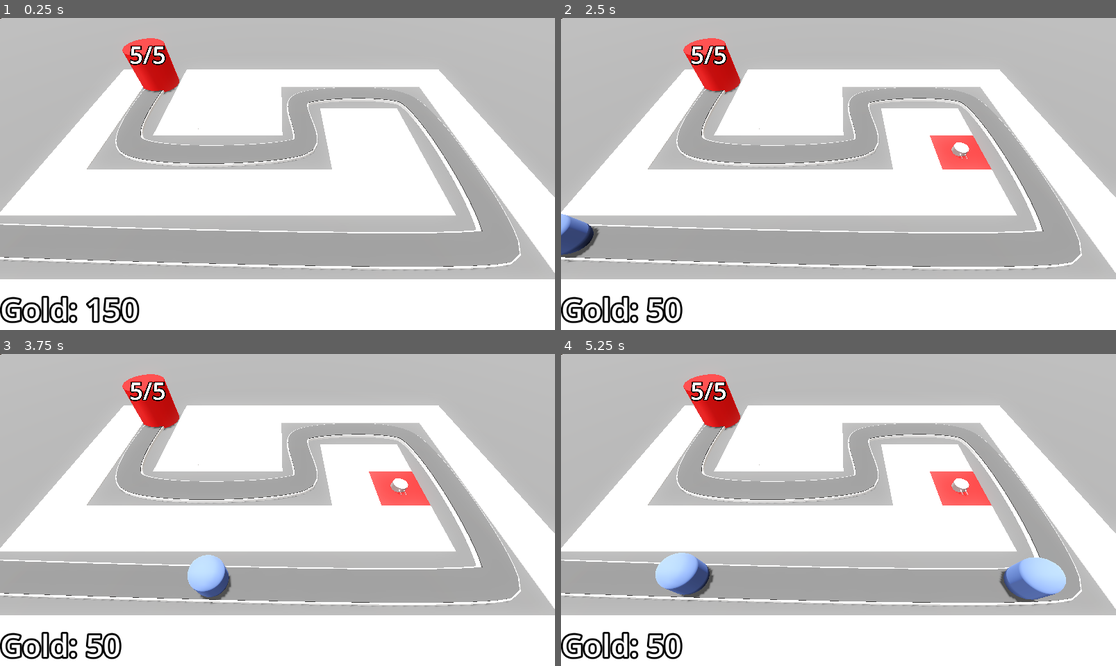
Above: before the commit, frames 1-4 (two rows, left to right).
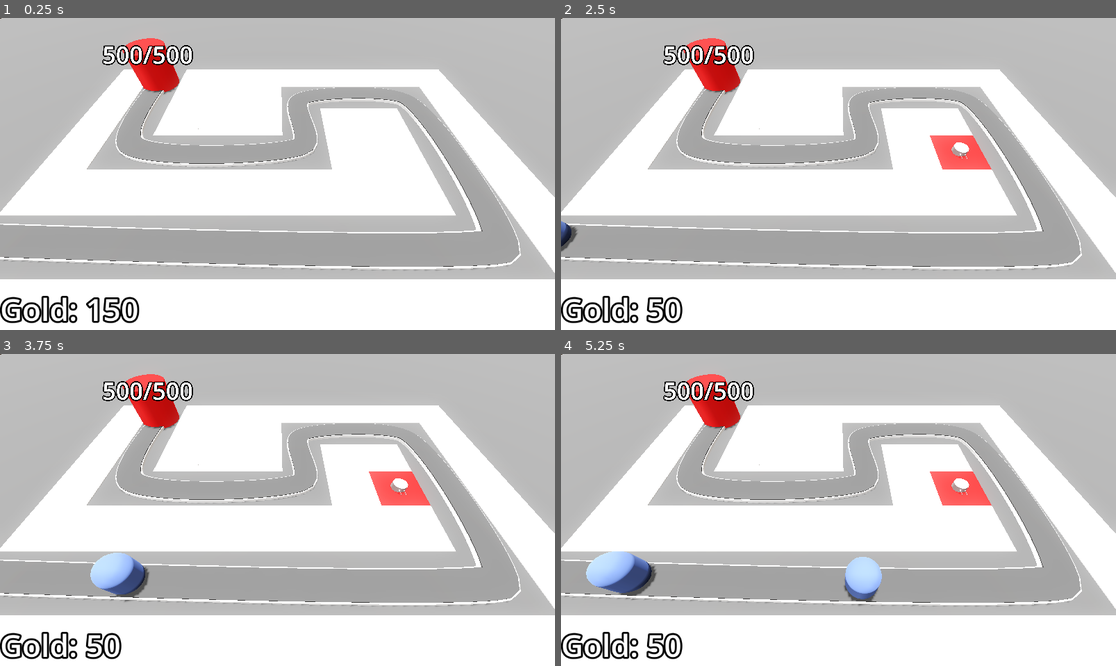
Above: after the commit, the same moments.

Repository: fbcs-jourdan/Barbarian-Blaster
Game: Godot game, scene res://base_level.tscn
Same seed, same stepped clock (60 frames per second), same inputs: the game is played once before the commit and once after it.
Inputs (mouse positions are in pixels of both pictures, inside the frame that each line leads up to):
- Up to frame 1 (0.25 s): no input
- Up to frame 2 (2.5 s): tap Enter at 0.5, 2 s; move the mouse to (960, 158) at 0.52 s; click (960, 158) at 0.6 s; tap Space at 1.25 s; move the mouse to (727, 189) at 1.27 s; click (727, 189) at 1.35 s; move the mouse to (894, 105) at 2.02 s; click (894, 105) at 2.1 s
- Up to frame 3 (3.75 s): move the mouse to (249, 572) at 2.77 s; click (249, 572) at 2.85 s; move the mouse to (444, 556) at 3.52 s; click (444, 556) at 3.6 s
- Up to frame 4 (5.25 s): move the mouse to (672, 463) at 4.27 s; click (672, 463) at 4.35 s; move the mouse to (866, 510) at 5.02 s; click (866, 510) at 5.1 s

The runs differ from the first frame. In frame 1, 0.5% of the frame differs, in the area x 18-35%, y 8-16%; in frame 2, 1.2%; in frame 3, 2.5%; in frame 4, 5.0%, in the area x 4-91%, y 8-81%.

Commit message:
add difficulty curves

Diff:
--- a/barbarian-blaster/Enemy/enemy.tscn
+++ b/barbarian-blaster/Enemy/enemy.tscn
@@ -18,6 +18,21 @@
 radius = 1.0
 height = 3.0
 
+[sub_resource type="Animation" id="Animation_eqilm"]
+length = 0.001
+tracks/0/type = "value"
+tracks/0/imported = false
+tracks/0/enabled = true
+tracks/0/path = NodePath("DamageHighlight:visible")
+tracks/0/interp = 1
+tracks/0/loop_wrap = true
+tracks/0/keys = {
+"times": PackedFloat32Array(0),
+"transitions": PackedFloat32Array(1),
+"update": 1,
+"values": [false]
+}
+
 [sub_resource type="Animation" id="Animation_am0pq"]
 resource_name = "take_damage"
 tracks/0/type = "value"
@@ -33,48 +48,33 @@
 "values": [true, false]
 }
 
-[sub_resource type="Animation" id="Animation_eqilm"]
-length = 0.001
-tracks/0/type = "value"
-tracks/0/imported = false
-tracks/0/enabled = true
-tracks/0/path = NodePath("DamageHighlight:visible")
-tracks/0/interp = 1
-tracks/0/loop_wrap = true
-tracks/0/keys = {
-"times": PackedFloat32Array(0),
-"transitions": PackedFloat32Array(1),
-"update": 1,
-"values": [false]
-}
-
 [sub_resource type="AnimationLibrary" id="AnimationLibrary_ncf7h"]
 _data = {
 &"RESET": SubResource("Animation_eqilm"),
 &"take_damage": SubResource("Animation_am0pq")
 }
 
-[node name="Enemy" type="PathFollow3D"]
+[node name="Enemy" type="PathFollow3D" unique_id=1643802741]
 loop = false
 script = ExtResource("1_2pb1h")
+speed = 7.0
+gold_earned = 2802
 
-[node name="MeshInstance3D" type="MeshInstance3D" parent="."]
+[node name="MeshInstance3D" type="MeshInstance3D" parent="." unique_id=1929026556]
 transform = Transform3D(1, 0, 0, 0, 1, 0, 0, 0, 1, 0, 1.5, 0)
 mesh = SubResource("CapsuleMesh_2pb1h")
 
-[node name="DamageHighlight" type="MeshInstance3D" parent="."]
+[node name="DamageHighlight" type="MeshInstance3D" parent="." unique_id=601292916]
 transform = Transform3D(1, 0, 0, 0, 1, 0, 0, 0, 1, 0, 1.5, 0)
 visible = false
 material_override = SubResource("StandardMaterial3D_px1sc")
 mesh = SubResource("CapsuleMesh_2pb1h")
 
-[node name="EnemyArea3D" type="Area3D" parent="." groups=["enemy_area"]]
+[node name="EnemyArea3D" type="Area3D" parent="." unique_id=777135645 groups=["enemy_area"]]
 
-[node name="CollisionShape3D" type="CollisionShape3D" parent="EnemyArea3D"]
+[node name="CollisionShape3D" type="CollisionShape3D" parent="EnemyArea3D" unique_id=269614115]
 transform = Transform3D(1, 0, 0, 0, 1, 0, 0, 0, 1, 0, 1.5, 0)
 shape = SubResource("CapsuleShape3D_2pb1h")
 
-[node name="AnimationPlayer" type="AnimationPlayer" parent="."]
-libraries = {
-&"": SubResource("AnimationLibrary_ncf7h")
-}
+[node name="AnimationPlayer" type="AnimationPlayer" parent="." unique_id=222329511]
+libraries/ = SubResource("AnimationLibrary_ncf7h")
--- a/barbarian-blaster/base/base.tscn
+++ b/barbarian-blaster/base/base.tscn
@@ -1,21 +1,22 @@
-[gd_scene load_steps=3 format=3 uid="uid://bjm3aimmxm1mh"]
+[gd_scene format=3 uid="uid://bjm3aimmxm1mh"]
 
 [ext_resource type="Script" uid="uid://det5rhtxkwbmr" path="res://base/base.gd" id="1_mftly"]
 
 [sub_resource type="StandardMaterial3D" id="StandardMaterial3D_3o4py"]
 albedo_color = Color(1, 0, 0, 1)
 
-[node name="Base" type="Node3D" groups=["Base"]]
+[node name="Base" type="Node3D" unique_id=1800652194 groups=["Base"]]
 script = ExtResource("1_mftly")
+max_health = 500
 
-[node name="CSGCylinder3D" type="CSGCylinder3D" parent="."]
+[node name="CSGCylinder3D" type="CSGCylinder3D" parent="." unique_id=594152398]
 transform = Transform3D(1, 0, 0, 0, 1, 0, 0, 0, 1, 0, 2, 0)
 radius = 2.0
 height = 4.0
 sides = 32
 material = SubResource("StandardMaterial3D_3o4py")
 
-[node name="Label3D" type="Label3D" parent="."]
+[node name="Label3D" type="Label3D" parent="." unique_id=692258055]
 transform = Transform3D(1, 0, 0, 0, 1, 0, 0, 0, 1, 0, 3.2380233, 0)
 billboard = 1
 no_depth_test = true
--- a/barbarian-blaster/difficulty_manager/difficulty_manager.tscn
+++ b/barbarian-blaster/difficulty_manager/difficulty_manager.tscn
@@ -1,10 +1,10 @@
-[gd_scene load_steps=4 format=3 uid="uid://beu57ua3so805"]
+[gd_scene format=3 uid="uid://beu57ua3so805"]
 
 [ext_resource type="Script" uid="uid://dc71ltpd11754" path="res://difficulty_manager/difficulty_manager.gd" id="1_yfgee"]
 
 [sub_resource type="Curve" id="Curve_yfgee"]
 _limits = [0.25, 2.0, 0.0, 1.0]
-_data = [Vector2(0, 2), 0.0, 0.0, 0, 0, Vector2(1, 0.25), 0.0, 0.0, 0, 0]
+_data = [Vector2(0, 2), 0.0, -1.7500001, 0, 1, Vector2(1, 0.25), -1.7500001, 0.0, 1, 0]
 point_count = 2
 
 [sub_resource type="Curve" id="Curve_botnv"]
@@ -12,11 +12,11 @@
 _data = [Vector2(0, 10), 0.0, 140.0, 0, 1, Vector2(1, 150), 140.0, 0.0, 1, 0]
 point_count = 2
 
-[node name="DifficultyManager" type="Node"]
+[node name="DifficultyManager" type="Node" unique_id=678254318]
 script = ExtResource("1_yfgee")
 spawn_time_curve = SubResource("Curve_yfgee")
 enemy_heath_curve = SubResource("Curve_botnv")
 
-[node name="Timer" type="Timer" parent="."]
+[node name="Timer" type="Timer" parent="." unique_id=1603419895]
 one_shot = true
 autostart = true
--- a/barbarian-blaster/path_3d.gd
+++ b/barbarian-blaster/path_3d.gd
@@ -8,9 +8,10 @@
 
 func spawn_enemy() -> void:
 	var enemy = enemy_scene.instantiate()
-	add_child(enemy)
+
 	timer.wait_time = difficulty_manager.get_spawn_time()
 	enemy.max_health = difficulty_manager.get_enemy_health()
+	add_child(enemy)
 
 
 func _on_timer_timeout() -> void:
--- a/barbarian-blaster/project.godot
+++ b/barbarian-blaster/project.godot
@@ -8,11 +8,15 @@
 
 config_version=5
 
+[animation]
+
+compatibility/default_parent_skeleton_in_mesh_instance_3d=true
+
 [application]
 
 config/name="BarbarianBlaster"
 run/main_scene="uid://b0hp12i56too8"
-config/features=PackedStringArray("4.5", "Forward Plus")
+config/features=PackedStringArray("4.6", "Forward Plus")
 config/icon="res://icon.svg"
 
 [global_group]
Not shown: 1 places in barbarian-blaster/Enemy/enemy.tscn that only renumber resources
Not shown: 1 places in barbarian-blaster/MeshLibraries/space_library.tres that only renumber resources
